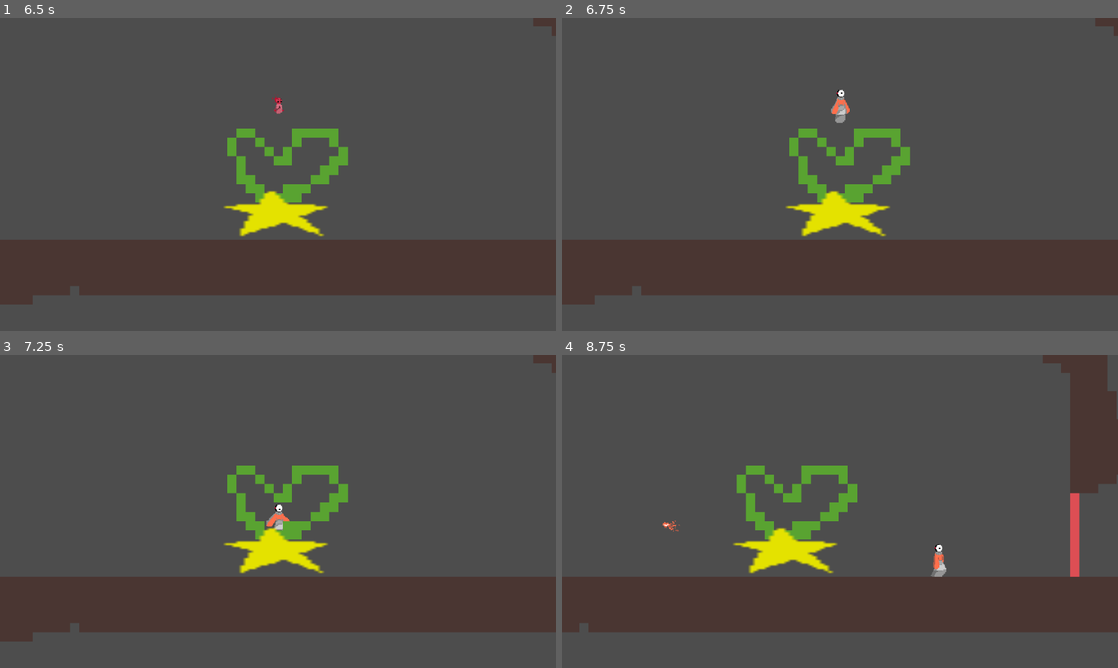
Above: before the commit, frames 1-4 (two rows, left to right).
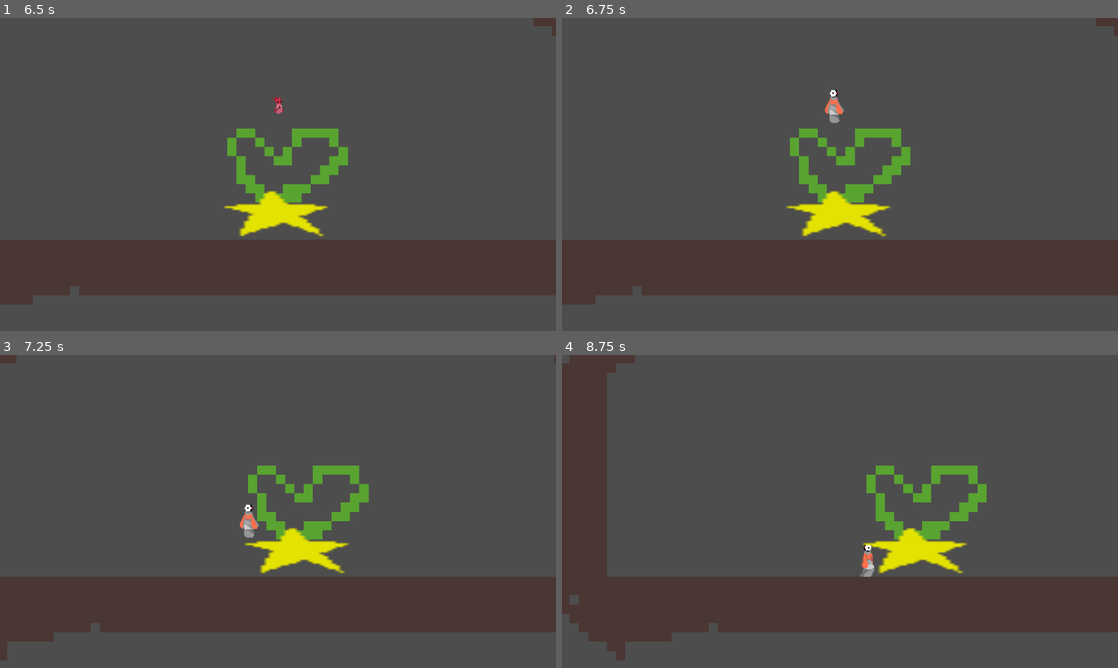
Above: after the commit, the same moments.

Repository: unsaltedkale/Quilt
Game: Godot game, scene res://TitleScreen.tscn
Two runs of this game, one before a commit and one after it. Both use one fixed random seed, a clock stepped at 60 frames per second and the inputs below. The engine's default icon, where the game draws it, is replaced by a stand-in: a white triangle on a blue panel in a dark square. Sound files missing from this copy of the repository are replaced by a short silence.
Inputs (mouse positions are in pixels of both pictures, inside the frame that each line leads up to):
- Up to frame 1 (6.5 s): click "PLAY" at 0.5 s; tap Enter at 1.25 s; move the mouse to (400, 158) at 1.27 s; hold D (move_right) 1.28-2.78 s; click (400, 158) at 1.35 s; tap Space (jump) at 1.52, 2.27, 3.77, 4.52, 5.27, 5.75 s; move the mouse to (166, 190) at 2.02 s; tap S (crouch) at 2.1, 5.1 s; click (166, 190) at 2.3 s; move the mouse to (333, 105) at 2.77 s; hold A (move_left) 2.78-3.53 s; click (333, 105) at 2.85 s; move the mouse to (250, 237) at 3.52 s; hold D (move_right) 3.53-5.03 s; tap E (interact) at 3.6 s; click (250, 237) at 3.8 s; move the mouse to (444, 221) at 4.27 s; click (444, 221) at 4.35 s; move the mouse to (111, 127) at 5.02 s; hold A (move_left) 5.03-5.78 s; click (111, 127) at 5.3 s; move the mouse to (305, 174) at 5.77 s; hold D (move_right) from 5.78 s (still down); click (305, 174) at 5.85 s
- Up to frame 2 (6.75 s): tap Enter at 6.5 s; move the mouse to (756, 96) at 6.52 s; release D (move_right) at 6.53 s; hold A (move_left) from 6.53 s (still down); tap E (interact) at 6.6 s
- Up to frame 3 (7.25 s): keep holding A (move_left); tap Space (jump) at 6.77 s; click (194, 433) at 6.8 s
- Up to frame 4 (8.75 s): move the mouse to (962, 495) at 7.27 s; click (962, 495) at 7.35 s; tap Space (jump) at 7.52, 8.27 s; move the mouse to (728, 527) at 8.02 s; release A (move_left) at 8.03 s; hold D (move_right) from 8.03 s (still down); tap S (crouch) at 8.1 s; click (728, 527) at 8.3 s

Frame 1 is identical in both runs. In frame 2, 0.5% of the frame differs, in the area x 40-63%, y 22-59%; in frame 3, 4.9%; in frame 4, 17%, in the area x 0-100%, y 0-98%.

Commit message:
reactived movement and band-aid fix recoil on controller

Diff:
--- a/Emily WIP/Scripts/movement_component.gd
+++ b/Emily WIP/Scripts/movement_component.gd
@@ -29,5 +29,5 @@
 	var traction = 15000
 	if cutscene_frozen == false:
 		if not Input.is_action_just_pressed("fire_projectile"):
-			#body.velocity.x = move_toward(body.velocity.x, direction * speed, delta * traction)
+			body.velocity.x = move_toward(body.velocity.x, direction * speed, delta * traction)
 			print("walking vel: ",body.velocity)
--- a/Emily WIP/Scripts/recoil_component.gd
+++ b/Emily WIP/Scripts/recoil_component.gd
@@ -16,6 +16,7 @@
 		if Input.is_action_just_pressed("fire_projectile") or joystick_direction > Vector2(0,0) or joystick_direction < Vector2(0,0):
 			body.velocity = recoil_velocity_equation()
 			print("recoil vel: ", body.velocity)
+			body.collected_objects -= 1
 
 func recoil_velocity_equation():
 	joystick_direction = Input.get_vector("recoil_left","recoil_right","recoil_up","recoil_down")
